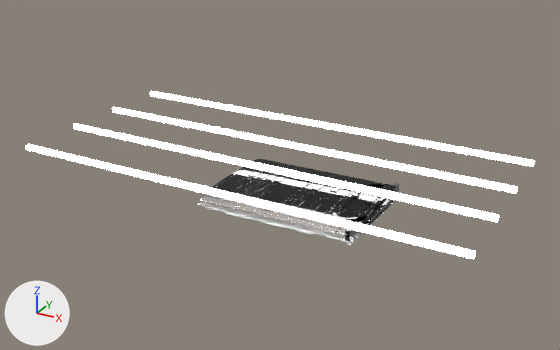
Two versions of the glTF model Macan_Battery_Body.glb, one commit apart.
Camera for both pictures: a 50 mm lens placed at (6.48, -13.41, 7.01), pointed at (-0.82, -0.14, 0.37). The lights are fixed; the arrows at lower left show +X, +Y and +Z. Where no turn or scale is listed for an object, it has been applied to the vertices.

The first picture shows 'Battery_Block', 'FLU_Light'.
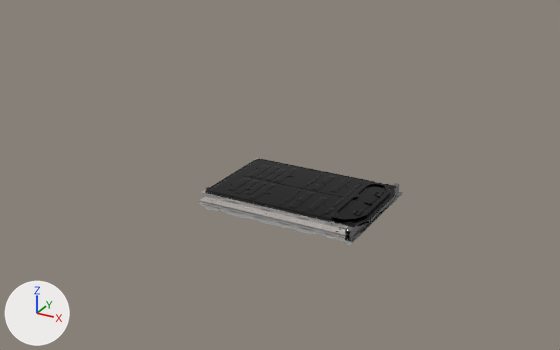
Boxes [x1, y1, x2, y2] around the edits, measured in the pictures (560 x 350 px):
```json
{"object": "FLU_Light", "change": "deleted", "before": [25, 91, 535, 259]}
```

Scene script edits in JSON lines:
```json
{"op": "remove", "block": "ob_flu_light", "code": ["ob_flu_light = bpy.data.objects.new('FLU_Light', me_cylinder)", "ob_flu_light.location = (-0.92, 1.95, 0.84)"]}
```
